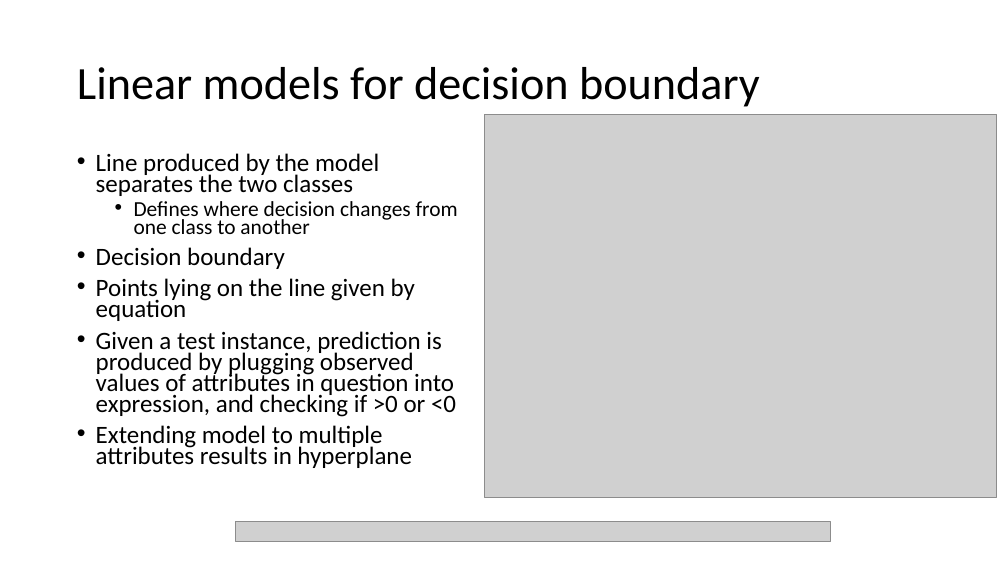
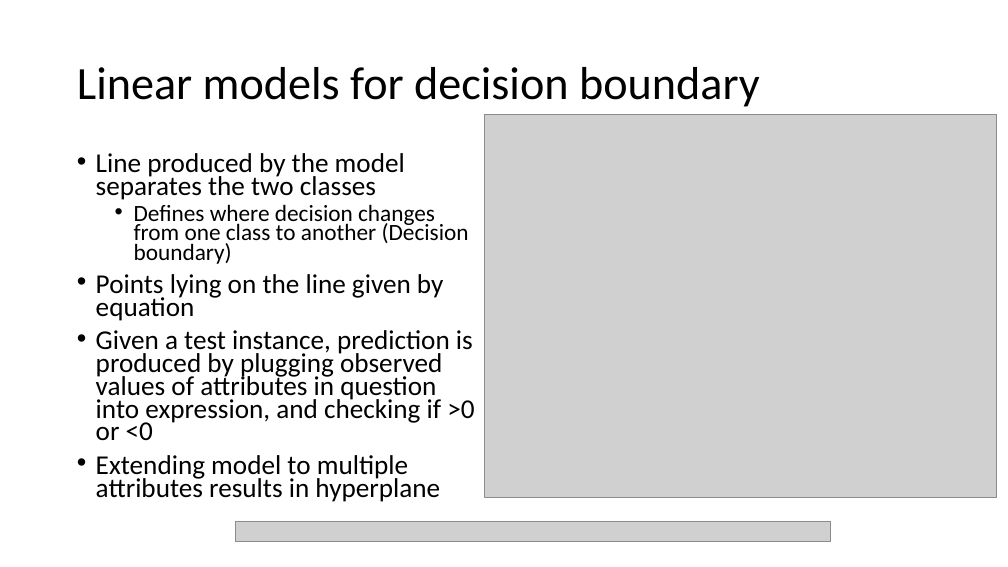
Before and after one commit to russellu/cs405, a slide deck: slide 6 of Lecture_03.pptx (slide 7 before the commit). Drawn at 1008x567 pixels with LibreOffice and Linux fonts; fonts in the diff are those of the drawing; grey boxes stand for pictures. Boxes give left, top, right and bottom in pixels: in the first picture for what was removed or moved away, otherwise in the second. Text is boxed around its words. In the diff, an @@ line names an element or a change of style, - is before the commit and + after.

```diff
--- a/Lecture_03.pptx
+++ b/Lecture_03.pptx
@@ text at (96,153,474,502): size 23.8 to 25.9 pt in "Line produced by the model separates the ...", "Points lying on the line given by ...", "Given a test instance, prediction is produced ...", "Extending model to multiple attributes results in ..." @@
@@ text at (134,204,469,264): text changed; size 20.4 to 22.2 pt @@
-  • Defines where decision changes from one class to another
-• Decision boundary
+  • Defines where decision changes from one class to another (Decision boundary)
```
Also in this commit, not shown: 9 other slides changed, 3 slides added, 1 slide removed, 1 other file.
